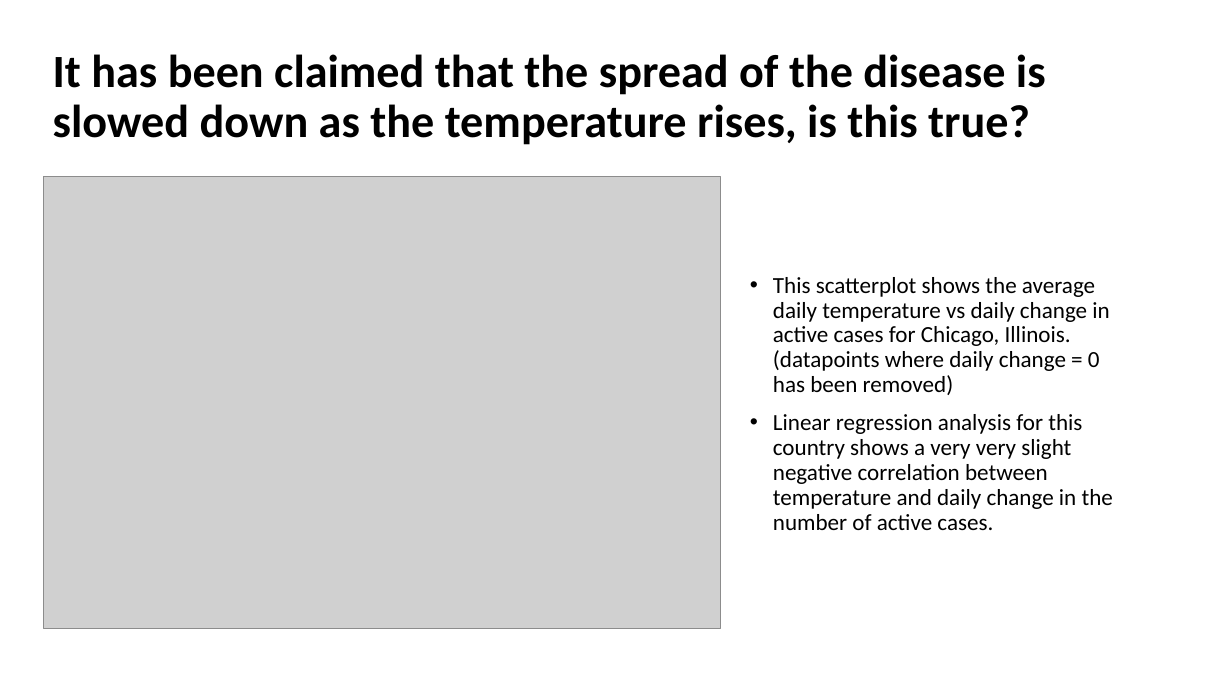
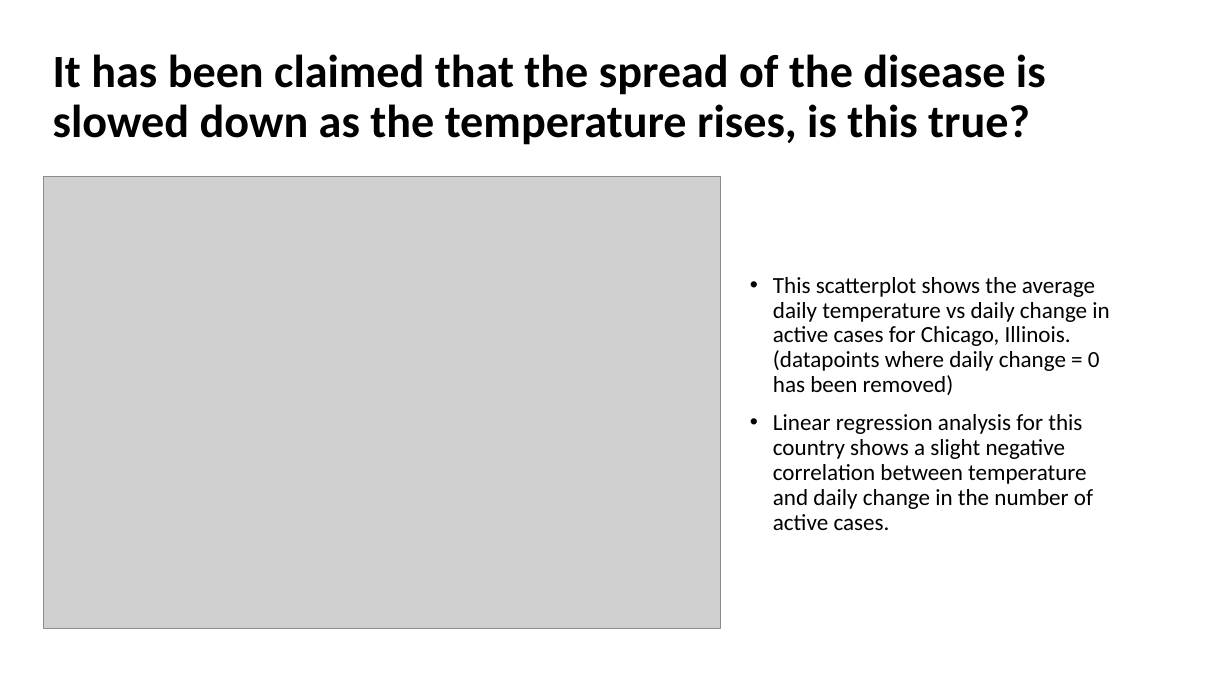
Before and after one commit to PhillipWangAust/Covid-19_Project1, a slide deck: slide 11 of Covid Project Final.pptx. Drawn at 1232x693 pixels with LibreOffice and Linux fonts; fonts in the diff are those of the drawing; grey boxes stand for pictures. Boxes give left, top, right and bottom in pixels: in the first picture for what was removed or moved away, otherwise in the second. Text is boxed around its words. In the diff, an @@ line names an element or a change of style, - is before the commit and + after.

```diff
--- a/Covid Project Final.pptx
+++ b/Covid Project Final.pptx
@@ text at box(773, 414, 1093, 530): text changed @@
-• Linear regression analysis for this country shows a very very slight negative correlation between temperature and daily change in the number of active cases.
+• Linear regression analysis for this country shows a slight negative correlation between temperature and daily change in the number of active cases.
```
Also in this commit, not shown: 2 other slides changed, 9 slides added, 12 other files.
